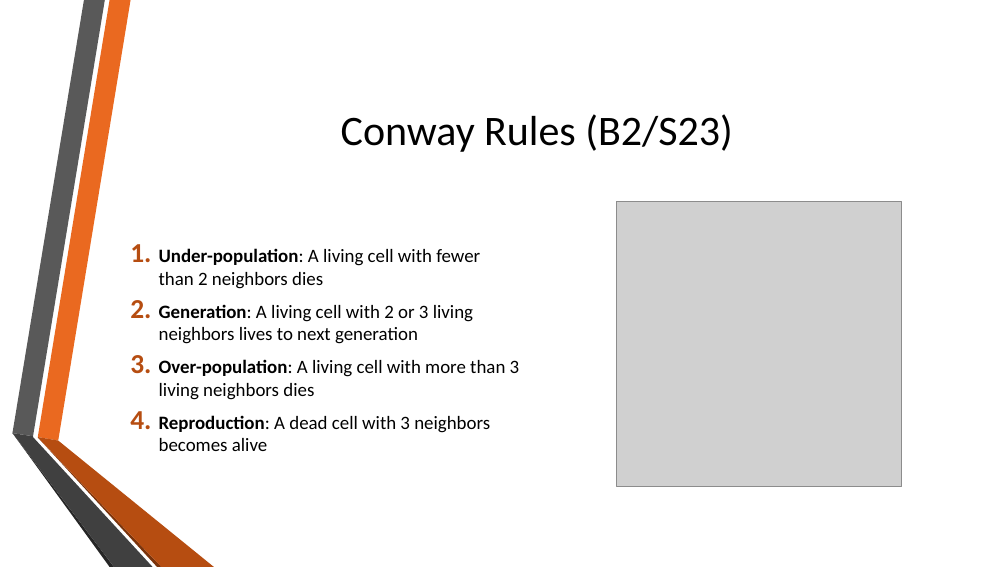
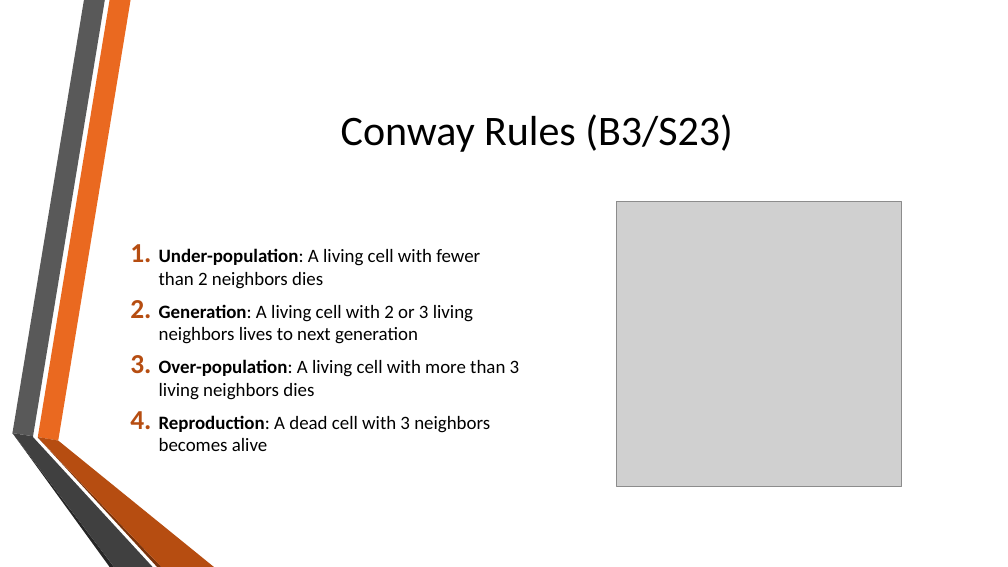
Before and after one commit to eweill/ConwayGameOfLife, a slide deck: slide 4 of presentation/ConwayGameOfLife.pptx. Drawn at 1008x567 pixels with LibreOffice and Linux fonts; fonts in the diff are those of the drawing; grey boxes stand for pictures; background and template pictures are left out. Boxes give left, top, right and bottom in pixels: in the first picture for what was removed or moved away, otherwise in the second. Text is boxed around its words. In the diff, an @@ line names an element or a change of style, - is before the commit and + after.

Commit message:
changed B2/S23 to B3/S23

```diff
--- a/presentation/ConwayGameOfLife.pptx
+++ b/presentation/ConwayGameOfLife.pptx
@@ title at bbox=[341, 114, 732, 152]: text changed @@
-Conway Rules (B2/S23)
+Conway Rules (B3/S23)
```
